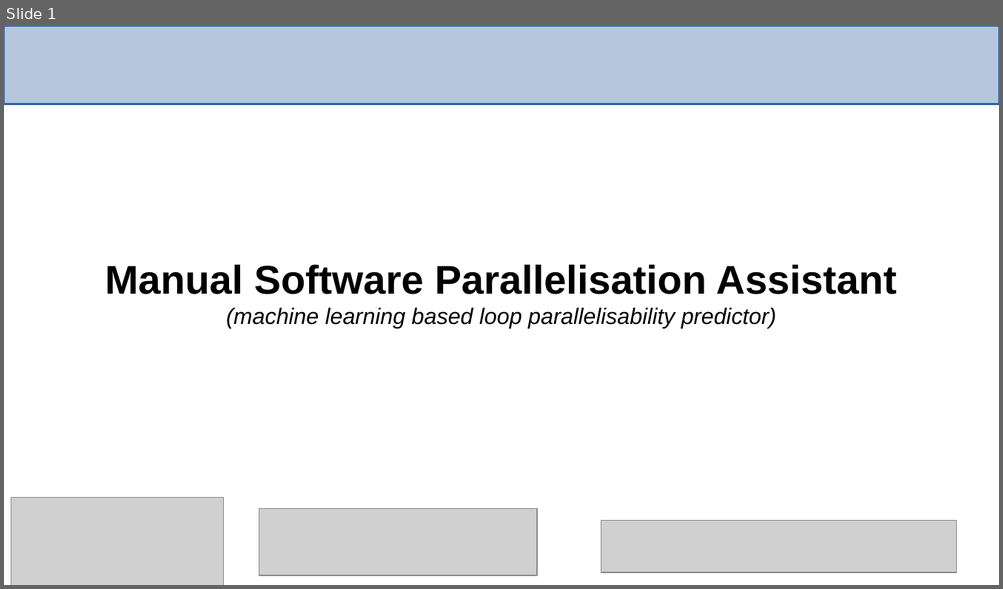
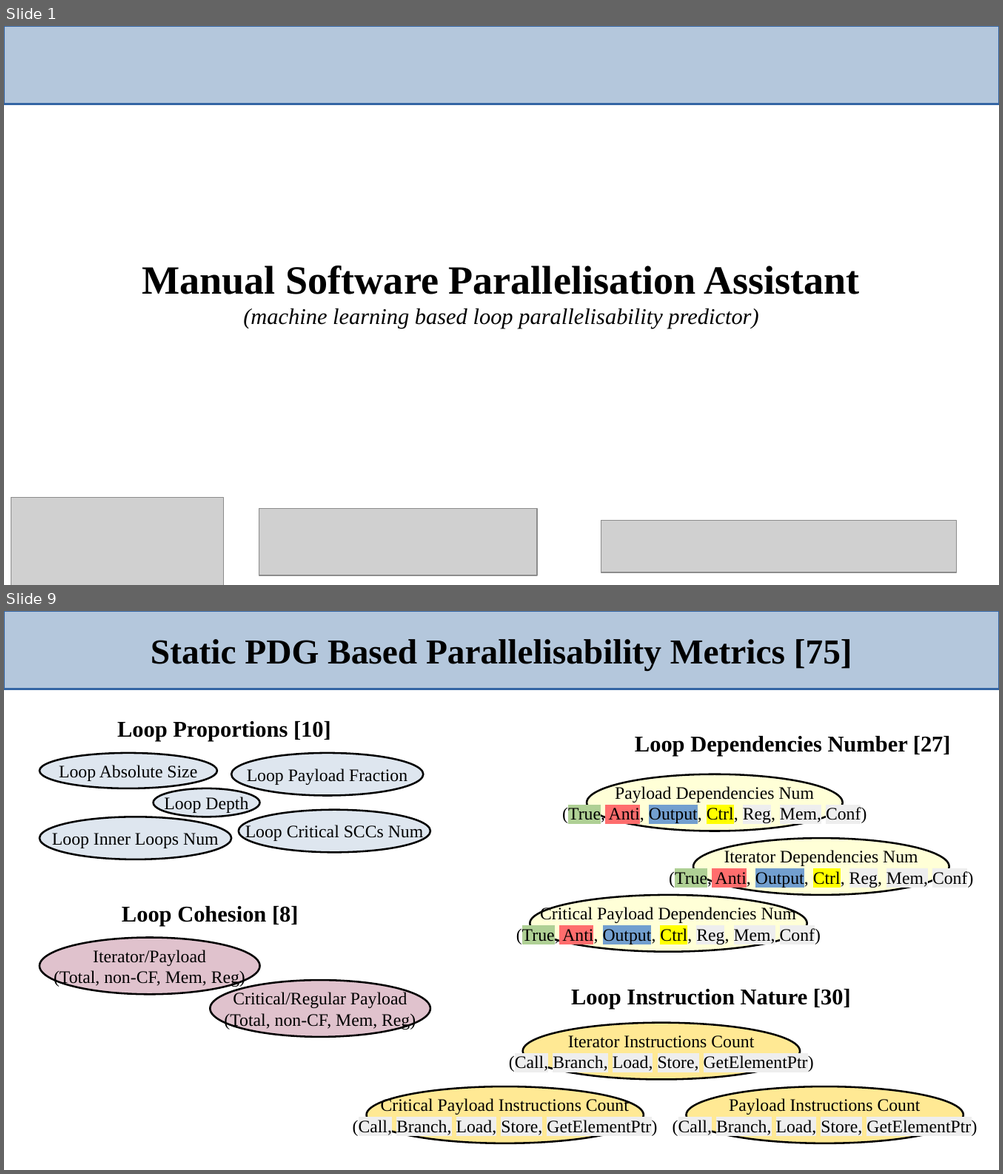
Before and after one commit to harel-coffee/PParMetrics-auto, a slide deck: doc/HiSilicon_Huawei_meeting/presentation.odp. Shown one above the other, each under a label of ours: slide 1 before the commit, slides 1 and 9 after it; the slides between them are not shown. The pictures are 1003x589 and 1003x1174 pixels, drawn with LibreOffice and Linux fonts; fonts in the diff are those of the drawing; grey boxes stand for pictures. Boxes give left, top, right and bottom in pixels: in the first picture for what was removed or moved away, otherwise in the second. Text is boxed around its words. In the diff, an @@ line names an element or a change of style, - is before the commit and + after.

```diff
--- a/doc/HiSilicon_Huawei_meeting/presentation.odp
+++ b/doc/HiSilicon_Huawei_meeting/presentation.odp
@@ slide 9 added at (4,611,999,1170), background #FFFFFF @@
@@ rectangle added at (4,611,999,689), fill #B4C7DC, outline #3465A4 1.5 pt @@
@@ title added at (151,639,852,671), 28 pt, text #000000, bold @@
+Static PDG Based Parallelisability Metrics [75]
@@ text added at (117,721,331,742), 18 pt, text #000000, bold @@
+Loop Proportions [10]
@@ text added at (634,736,950,756), 18 pt, text #000000, bold @@
+Loop Dependencies Number [27]
@@ ellipse added at (40,752,217,788), fill #DEE6EF, outline #000000 1.5 pt, 14 pt, text #000000 @@
+Loop Absolute Size
@@ ellipse added at (231,752,424,795), fill #DEE6EF, outline #000000 1.5 pt, 14 pt, text #000000 @@
+Loop Payload Fraction
@@ ellipse added at (587,775,842,832), fill #FFFFD7, outline #000000 1.5 pt, 14 pt, text #000000 @@
+Payload Dependencies Num
+(True, Anti, Output, Ctrl, Reg, Mem, Conf)
@@ ellipse added at (153,789,259,817), fill #DEE6EF, outline #000000 1.5 pt, 14 pt, text #000000 @@
+Loop Depth
@@ ellipse added at (239,809,431,852), fill #DEE6EF, outline #000000 1.5 pt, 14 pt, text #000000 @@
+Loop Critical SCCs Num
@@ ellipse added at (40,817,231,859), fill #DEE6EF, outline #000000 1.5 pt, 14 pt, text #000000 @@
+Loop Inner Loops Num
@@ ellipse added at (694,838,949,895), fill #FFFFD7, outline #000000 1.5 pt, 14 pt, text #000000 @@
+Iterator Dependencies Num
+(True, Anti, Output, Ctrl, Reg, Mem, Conf)
@@ ellipse added at (530,895,807,952), fill #FFFFD7, outline #000000 1.5 pt, 14 pt, text #000000 @@
+Critical Payload Dependencies Num
+(True, Anti, Output, Ctrl, Reg, Mem, Conf)
@@ text added at (122,906,299,926), 18 pt, text #000000, bold @@
+Loop Cohesion [8]
@@ ellipse added at (40,937,259,994), fill #E0C2CD, outline #000000 1.5 pt, 14 pt, text #000000 @@
+Iterator/Payload
+(Total, non-CF, Mem, Reg)
@@ ellipse added at (210,980,430,1037), fill #E0C2CD, outline #000000 1.5 pt, 14 pt, text #000000 @@
+Critical/Regular Payload
+(Total, non-CF, Mem, Reg)
@@ text added at (571,989,851,1010), 18 pt, text #000000, bold @@
+Loop Instruction Nature [30]
@@ ellipse added at (523,1023,800,1080), fill #FFE994, outline #000000 1.5 pt, 14 pt, text #000000 @@
+Iterator Instructions Count
+(Call, Branch, Load, Store, GetElementPtr)
@@ ellipse added at (367,1088,644,1145), fill #FFE994, outline #000000 1.5 pt, 14 pt, text #000000 @@
+Critical Payload Instructions Count
+(Call, Branch, Load, Store, GetElementPtr)
@@ ellipse added at (686,1088,963,1145), fill #FFE994, outline #000000 1.5 pt, 14 pt, text #000000 @@
+Payload Instructions Count
+(Call, Branch, Load, Store, GetElementPtr)
@@ slide 1 changed as well @@
@@ title "Manual Software Parallelisation Assistant (machine ..." at (142,266,859,329): font Arial to Times New Roman @@
```
Also in this commit, not shown: 14 other slides added, 3 slides removed, 7 other files.
